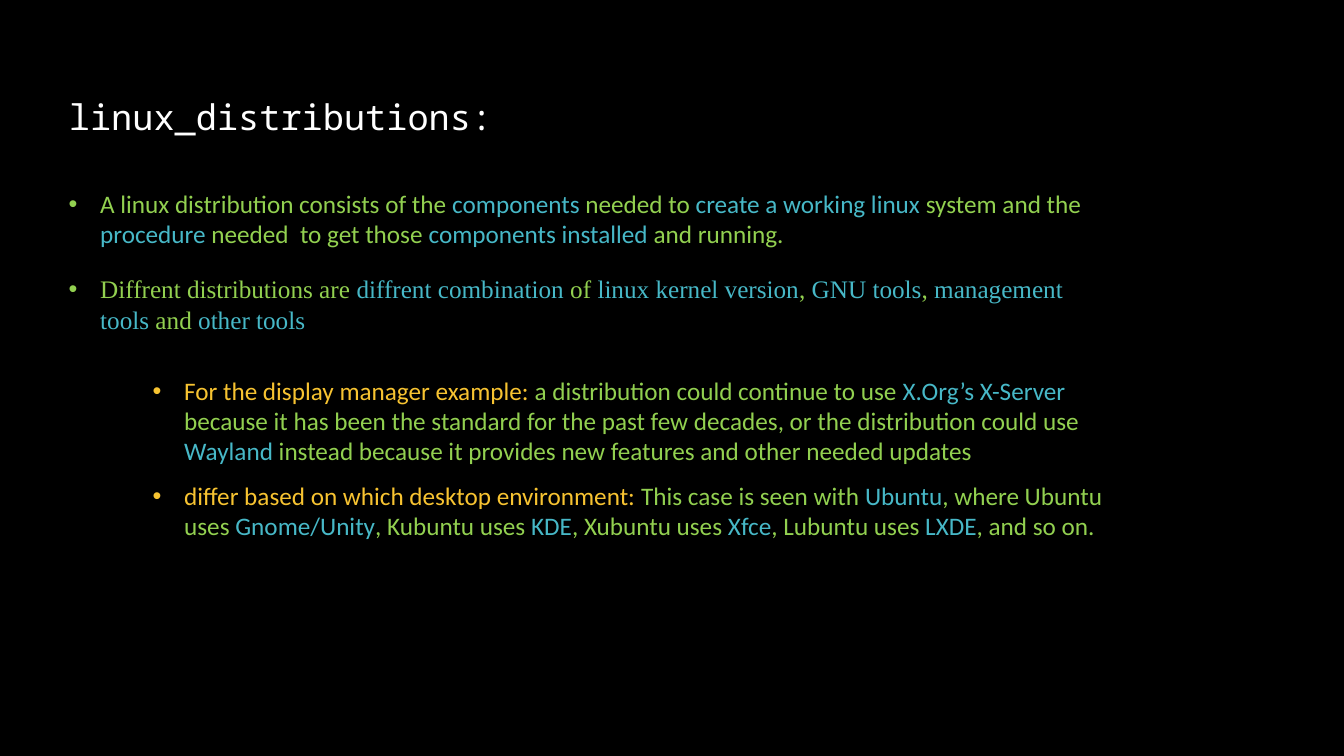
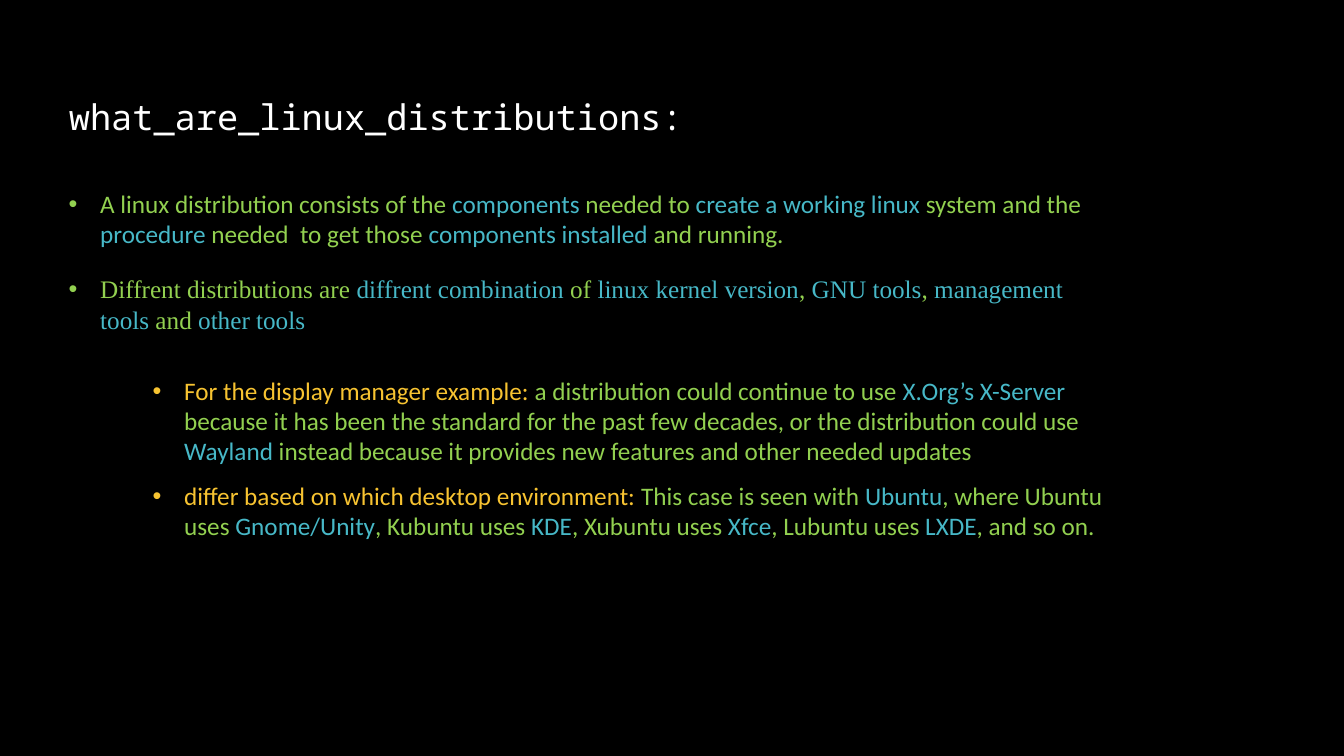
Before and after one commit to linuxfestival/introduction-to-linux-resources, a slide deck: slide 19 of PowerPoint/amirkabir_linux_festival.pptx. Drawn at 1344x756 pixels with LibreOffice and Linux fonts; fonts in the diff are those of the drawing. Boxes give left, top, right and bottom in pixels: in the first picture for what was removed or moved away, otherwise in the second. Text is boxed around its words. In the diff, an @@ line names an element or a change of style, - is before the commit and + after.

```diff
--- a/PowerPoint/amirkabir_linux_festival.pptx
+++ b/PowerPoint/amirkabir_linux_festival.pptx
@@ title at (69, 103, 683, 136): text changed @@
-linux_distributions:
+what_are_linux_distributions:
```
Also in this commit, not shown: 3 slides added, 1 slide removed.
